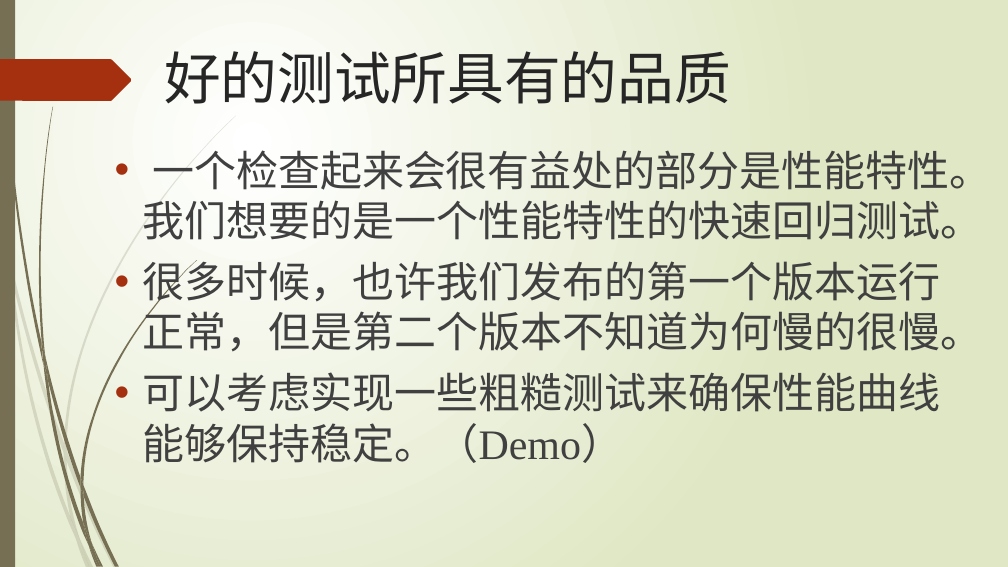
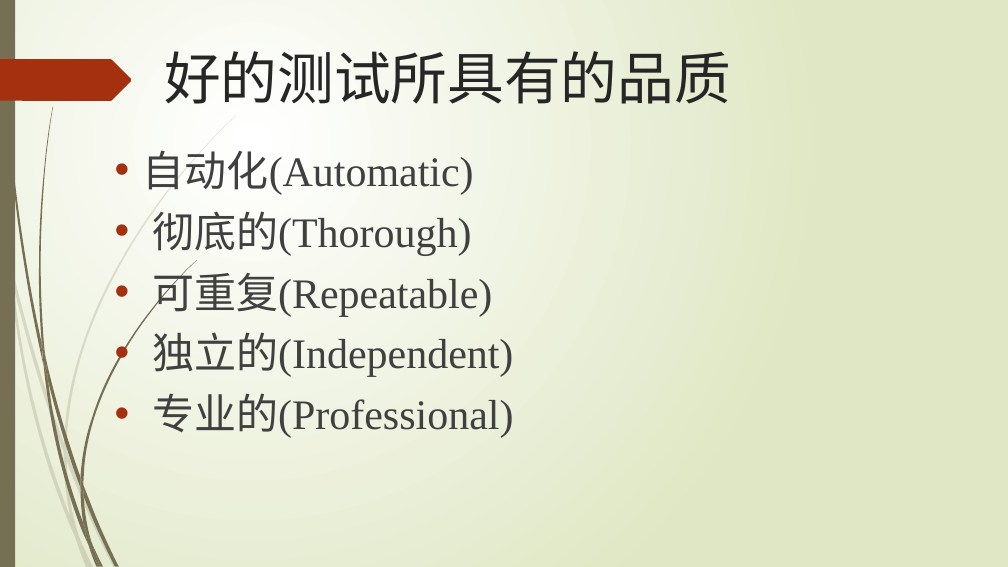
Before and after one commit to SilverFox8588/UnitTestDemo, a slide deck: slide 15 of 单元测试之道.pptx. Drawn at 1008x567 pixels with LibreOffice and Linux fonts; fonts in the diff are those of the drawing. Boxes give left, top, right and bottom in pixels: in the first picture for what was removed or moved away, otherwise in the second. Text is boxed around its words. In the diff, an @@ line names an element or a change of style, - is before the commit and + after.

```diff
--- a/单元测试之道.pptx
+++ b/单元测试之道.pptx
@@ text at (x1=143, y1=150, x2=513, y2=438): text changed @@
-• 一个检查起来会很有益处的部分是性能特性。我们想要的是一个性能特性的快速回归测试。
-• 很多时候，也许我们发布的第一个版本运行正常，但是第二个版本不知道为何慢的很慢。
-• 可以考虑实现一些粗糙测试来确保性能曲线能够保持稳定。（Demo）
+• 自动化(Automatic)
+• 彻底的(Thorough)
+• 可重复(Repeatable)
+• 独立的(Independent)
+• 专业的(Professional)
```
Also in this commit, not shown: 5 slides added, 6 other files.
